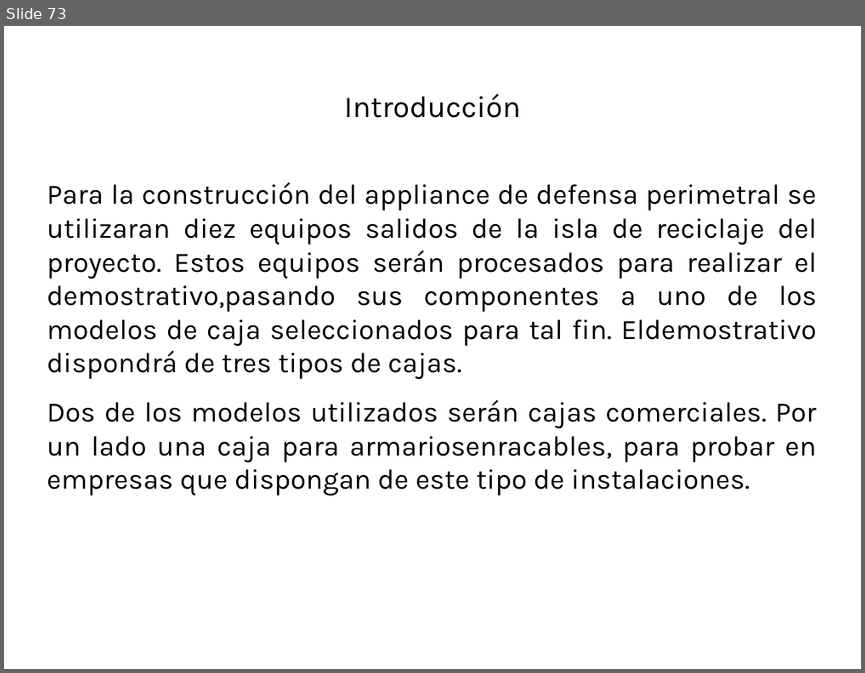
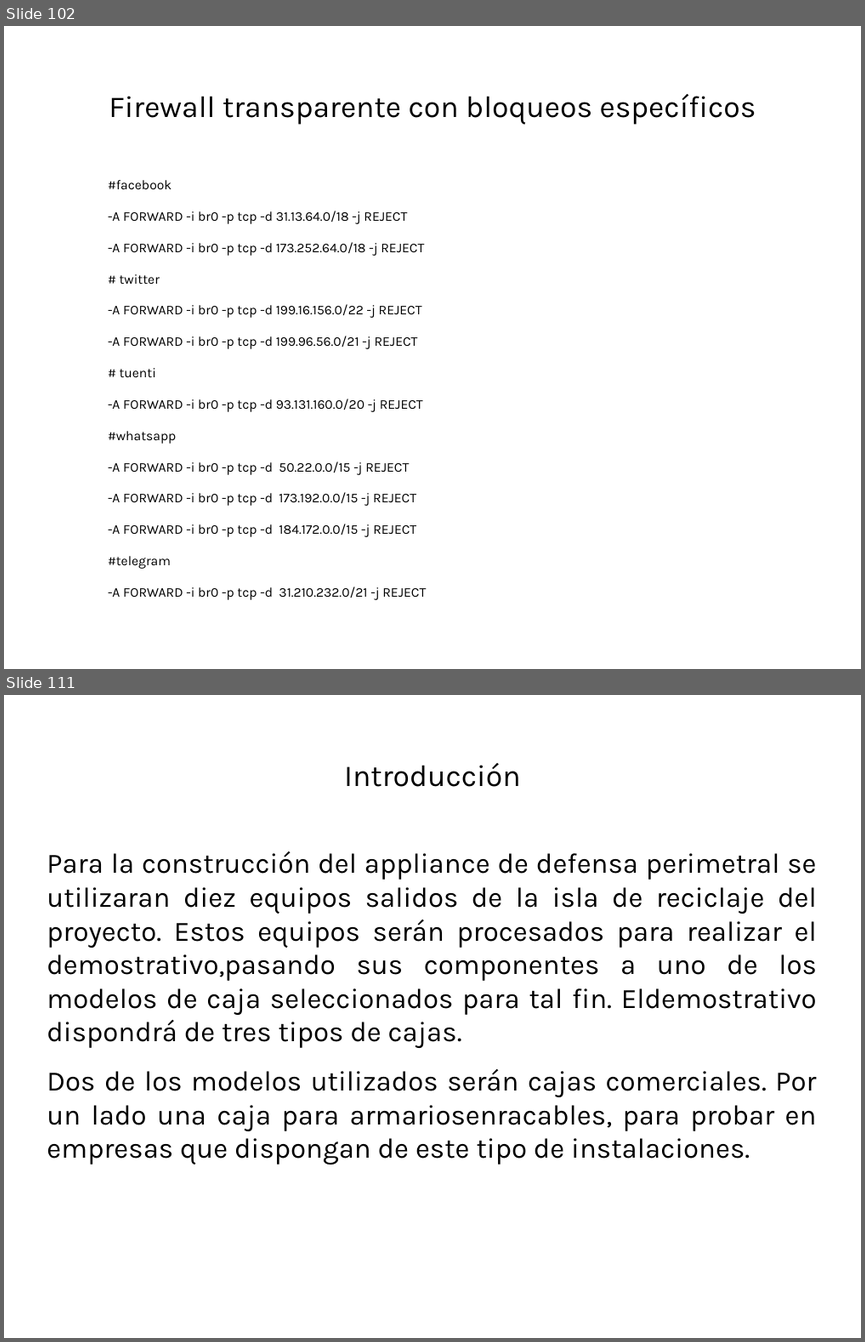
Before and after one commit to robertord/Ecoraee, a slide deck: Presentaciones/PresentacionApliance.odp. Shown one above the other, each under a label of ours: slide 73 before the commit, slides 102 and 111 after it; the slides between them are not shown. The pictures are 865x673 and 865x1342 pixels, drawn with LibreOffice and Linux fonts; fonts in the diff are those of the drawing; background and template pictures are left out. Boxes give left, top, right and bottom in pixels: in the first picture for what was removed or moved away, otherwise in the second. Text is boxed around its words. In the diff, an @@ line names an element or a change of style, - is before the commit and + after.

```diff
--- a/Presentaciones/PresentacionApliance.odp
+++ b/Presentaciones/PresentacionApliance.odp
@@ slide 102 added at bbox=[4, 26, 861, 669], background #FFFFFF @@
@@ title added at bbox=[109, 94, 756, 125], 28 pt, text #000000 @@
+Firewall transparente con bloqueos específicos
@@ text added at bbox=[108, 180, 426, 600], 12.3 pt, text #000000 @@
+#facebook
+-A FORWARD -i br0 -p tcp -d 31.13.64.0/18 -j REJECT
+-A FORWARD -i br0 -p tcp -d 173.252.64.0/18 -j REJECT
+# twitter
+-A FORWARD -i br0 -p tcp -d 199.16.156.0/22 -j REJECT
+-A FORWARD -i br0 -p tcp -d 199.96.56.0/21 -j REJECT
+# tuenti
+-A FORWARD -i br0 -p tcp -d 93.131.160.0/20 -j REJECT
+#whatsapp
+-A FORWARD -i br0 -p tcp -d 50.22.0.0/15 -j REJECT
+-A FORWARD -i br0 -p tcp -d 173.192.0.0/15 -j REJECT
+-A FORWARD -i br0 -p tcp -d 184.172.0.0/15 -j REJECT
+#telegram
+-A FORWARD -i br0 -p tcp -d 31.210.232.0/21 -j REJECT
@@ what was slide 73 is now slide 111 @@
```
Also in this commit, not shown: 38 other slides added, 1 slide removed, 1 other file.
